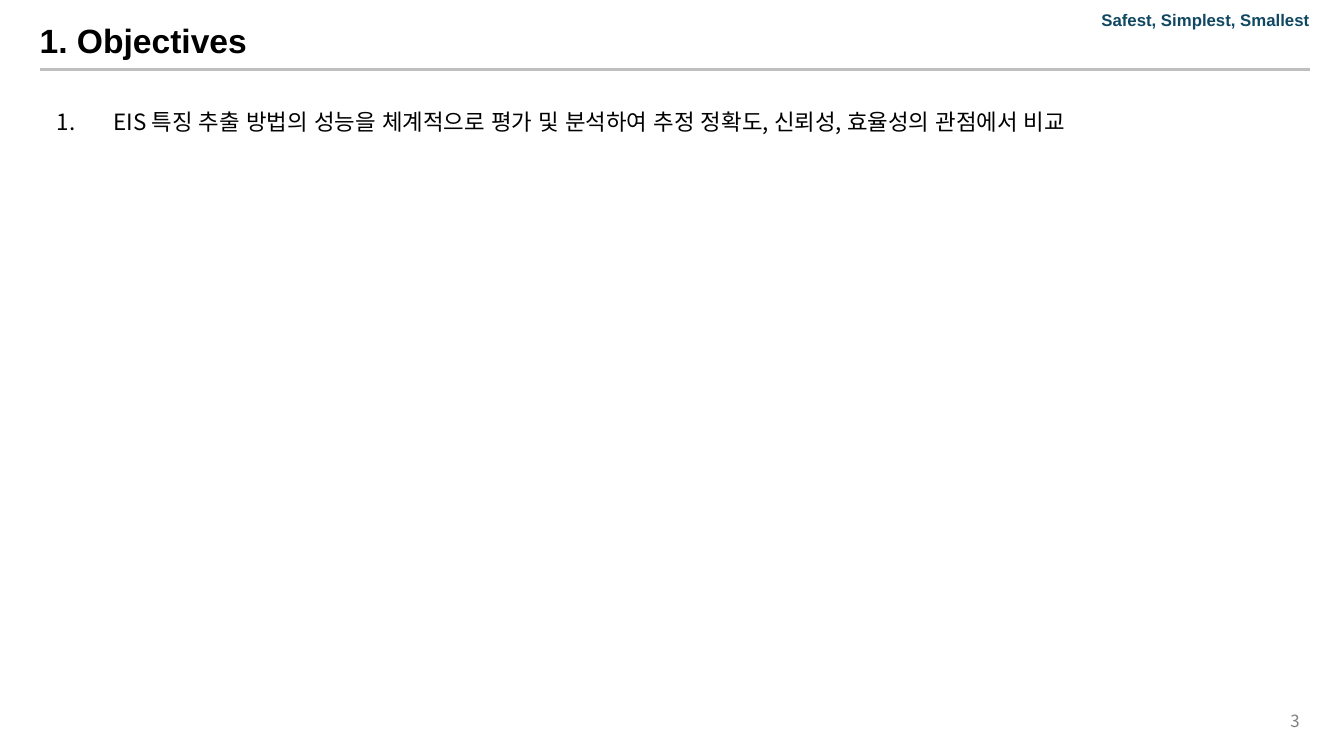
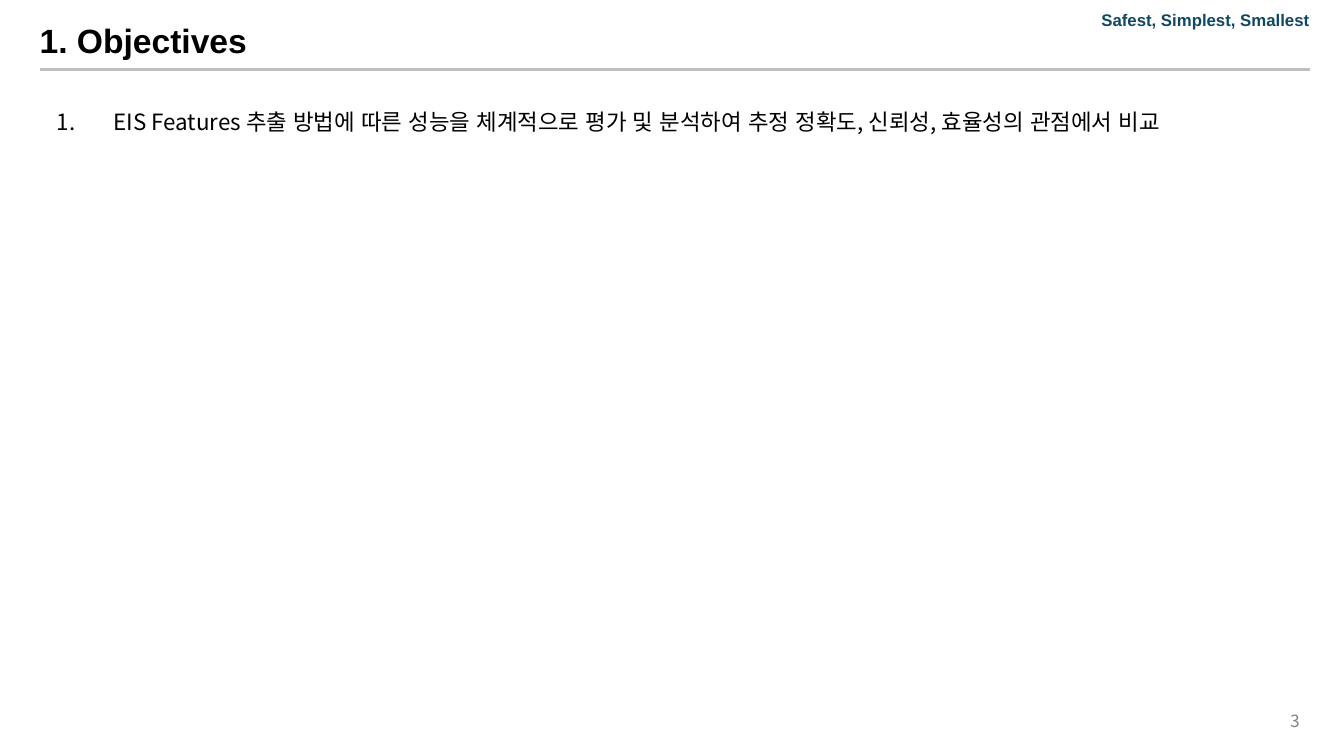
Before and after one commit to Jeong97/Practice_with_paper_data_sets, a slide deck: slide 3 of A comparative study of different features extracted from EIS in SoH for LIB/A comparative study of different features extracted from EIS in SoH for LIB-V00.01-241106.pptx. Drawn at 1344x756 pixels with LibreOffice and Linux fonts; fonts in the diff are those of the drawing; background and template pictures are left out. Boxes give left, top, right and bottom in pixels: in the first picture for what was removed or moved away, otherwise in the second. Text is boxed around its words. In the diff, an @@ line names an element or a change of style, - is before the commit and + after.

```diff
--- a/A comparative study of different features extracted from EIS in SoH for LIB/A comparative study of different features extracted from EIS in SoH for LIB-V00.01-241106.pptx
+++ b/A comparative study of different features extracted from EIS in SoH for LIB/A comparative study of different features extracted from EIS in SoH for LIB-V00.01-241106.pptx
@@ text at [114, 111, 1159, 134]: text changed @@
-1. EIS 특징 추출 방법의 성능을 체계적으로 평가 및 분석하여 추정 정확도, 신뢰성, 효율성의 관점에서 비교
+1. EIS Features 추출 방법에 따른 성능을 체계적으로 평가 및 분석하여 추정 정확도, 신뢰성, 효율성의 관점에서 비교
```
Also in this commit, not shown: 6 other slides changed, 5 slides added, 17 slides removed, 1 other file.
